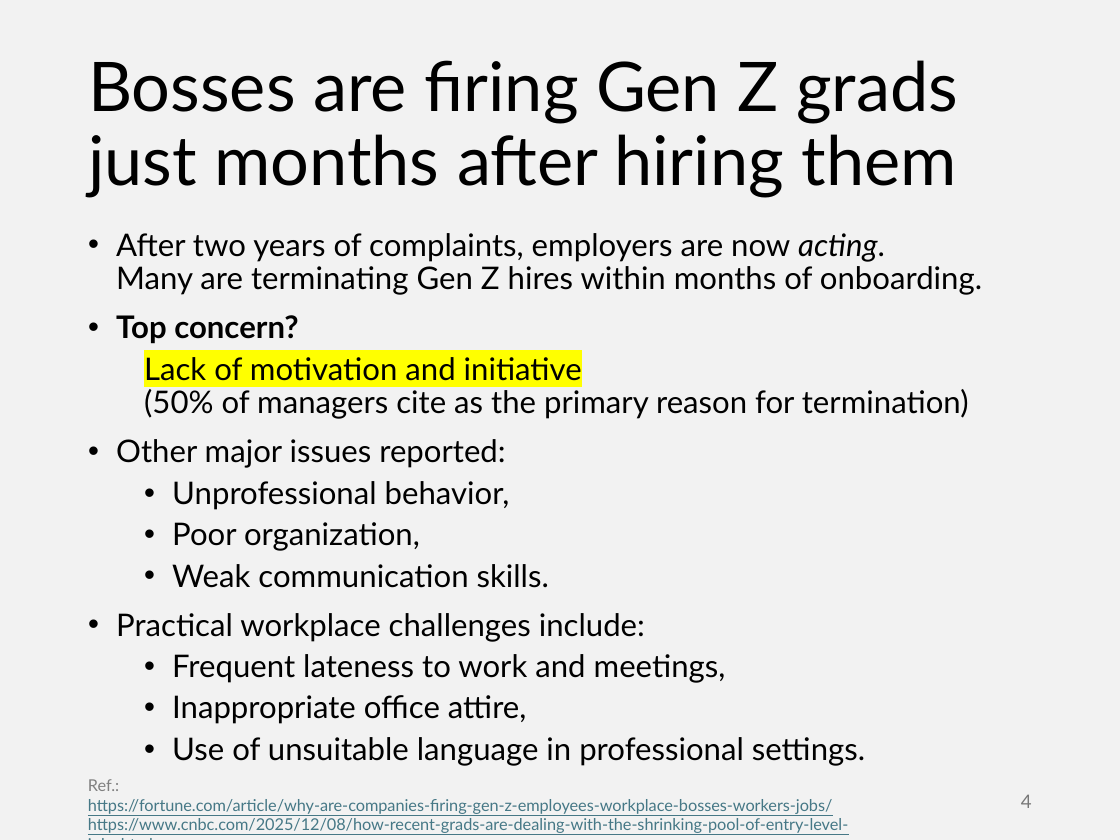
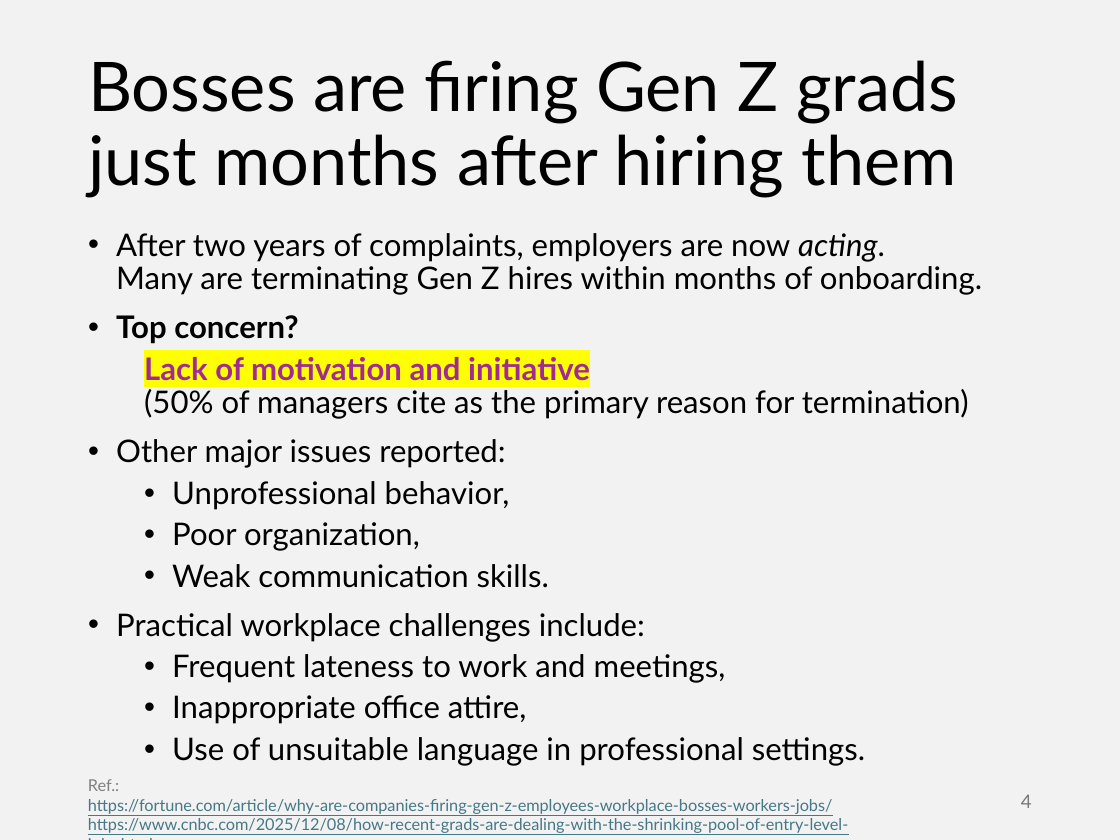
Before and after one commit to abuabara/abuabara.github.io, a slide deck: slide 4 of DAEN460S26/week3.pptx. Drawn at 1120x840 pixels with LibreOffice and Linux fonts; fonts in the diff are those of the drawing. Boxes give left, top, right and bottom in pixels: in the first picture for what was removed or moved away, otherwise in the second. Text is boxed around its words. In the diff, an @@ line names an element or a change of style, - is before the commit and + after.

```diff
--- a/DAEN460S26/week3.pptx
+++ b/DAEN460S26/week3.pptx
@@ text at (144, 357, 969, 419): text colour #000000 to #A02B93, bold on in "Lack of motivation and initiative" @@
```
Also in this commit, not shown: 8 other slides changed, 1 slide added, 2 other files.
